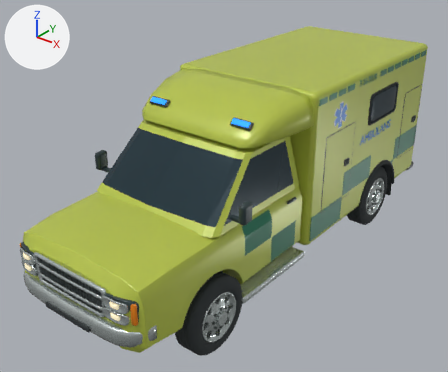
Before and after pictures for a commit that changed the Blender file source_blender/Ambulans_9310.blend.
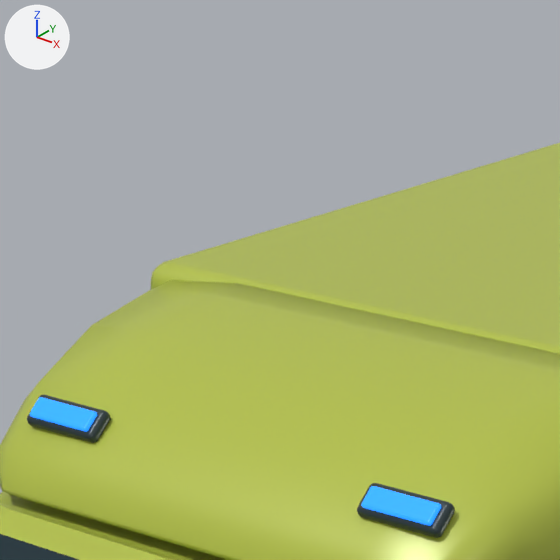
The first picture shows the older version from a camera (50 mm lens) standing at (4.63, -6.4, 4.81) and looking at (-0.2, -0.37, 1.07). The close-ups show the older and then the newer version on the part from 32% to 62% of the width and 0% to 37% of the height of that picture. Only the edits that show in the close-ups are written down. Lighting does not change. The marker at upper left points along +X, +Y and +Z.

Objects in the first close-up: 'FlashBlue_Module', 'FlashBlue_Module.001', 'Främre blåljusinfattning', 'Främre blåljusinfattning.001', 'Förarhytt', 'Vårdmodul', 'Vårdmodulens taköverhäng'.
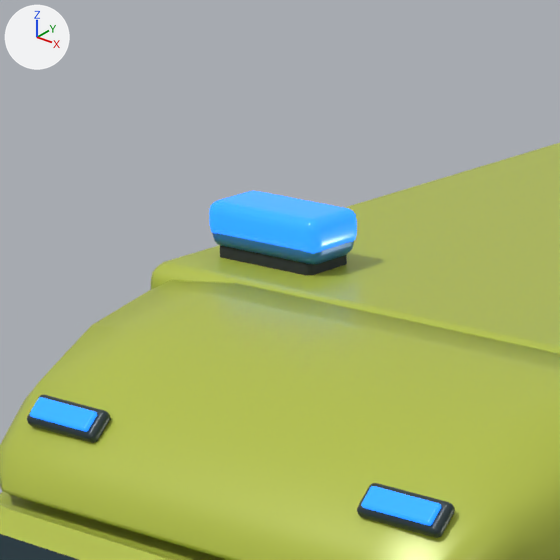
What the commit changed:
Mesh me_kub_003_1 is new.
It has 96 vertices, 98 faces and spans x -0.235..0.235, y -0.125..0.125, z -0.062..0.062.
It uses material mat_emergency_blue_lens (blue #2181f9, glowing blue #2181f9).
Mesh me_kub_002_1 is new.
It has 96 vertices, 98 faces and spans x -0.23..0.23, y -0.12..0.12, z -0.072..0.072.
It uses material mat_police_reflective_blue (blue #2c79c4).
Mesh me_kub_001_1 is new.
It has 96 vertices, 98 faces and spans x -0.2..0.2, y -0.105..0.105, z -0.038..0.038.
It uses material mat_tire_rubber (dark grey #2c3234).
Object 'FlashBlue_RoofBeacon' (ob_flashblue_roofbeacon) is new; it shows me_kub_003_1.
Its parent is ob_ambulans___pickup_9310.
Its location is (-0.75, 0.06, 2.735).
Object 'Cobalt polycarbonate casing' (ob_cobalt_polycarbonate_casing) is new; it shows me_kub_002_1.
Its parent is ob_ambulans___pickup_9310.
Its location is (-0.75, 0.06, 2.712).
Object 'Beacon mounting foot' (ob_beacon_mounting_foot) is new; it shows me_kub_001_1.
Its parent is ob_ambulans___pickup_9310.
Its location is (-0.75, 0.06, 2.624).

Boxes [x1, y1, x2, y2] around the edits, measured in the close-ups (560 x 560 px):
'FlashBlue_RoofBeacon', added (blue)
    after: [209, 191, 357, 254]
'Cobalt polycarbonate casing', added (blue)
    after: [213, 233, 354, 264]
'Beacon mounting foot', added
    after: [220, 246, 347, 276]
